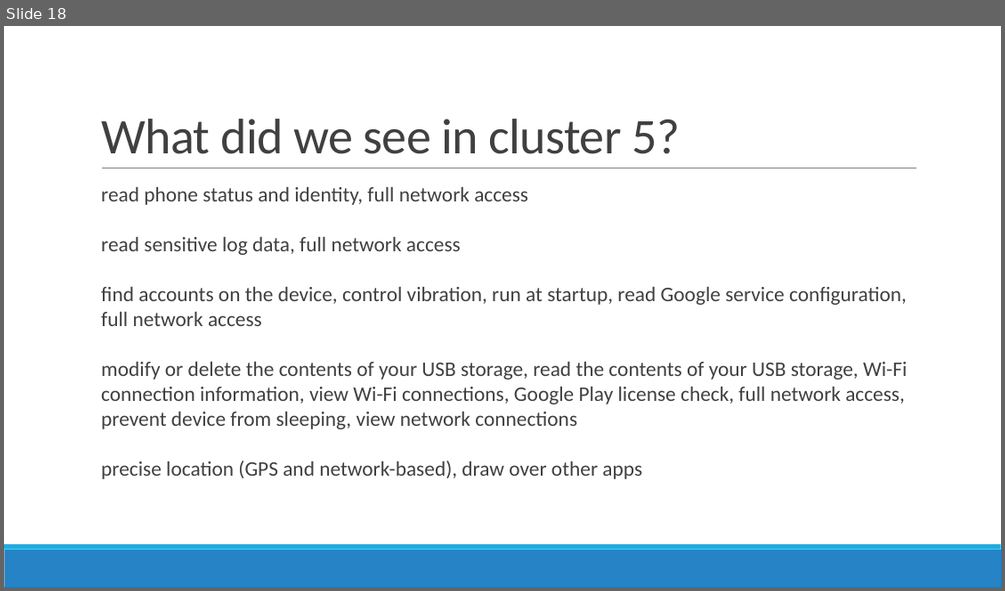
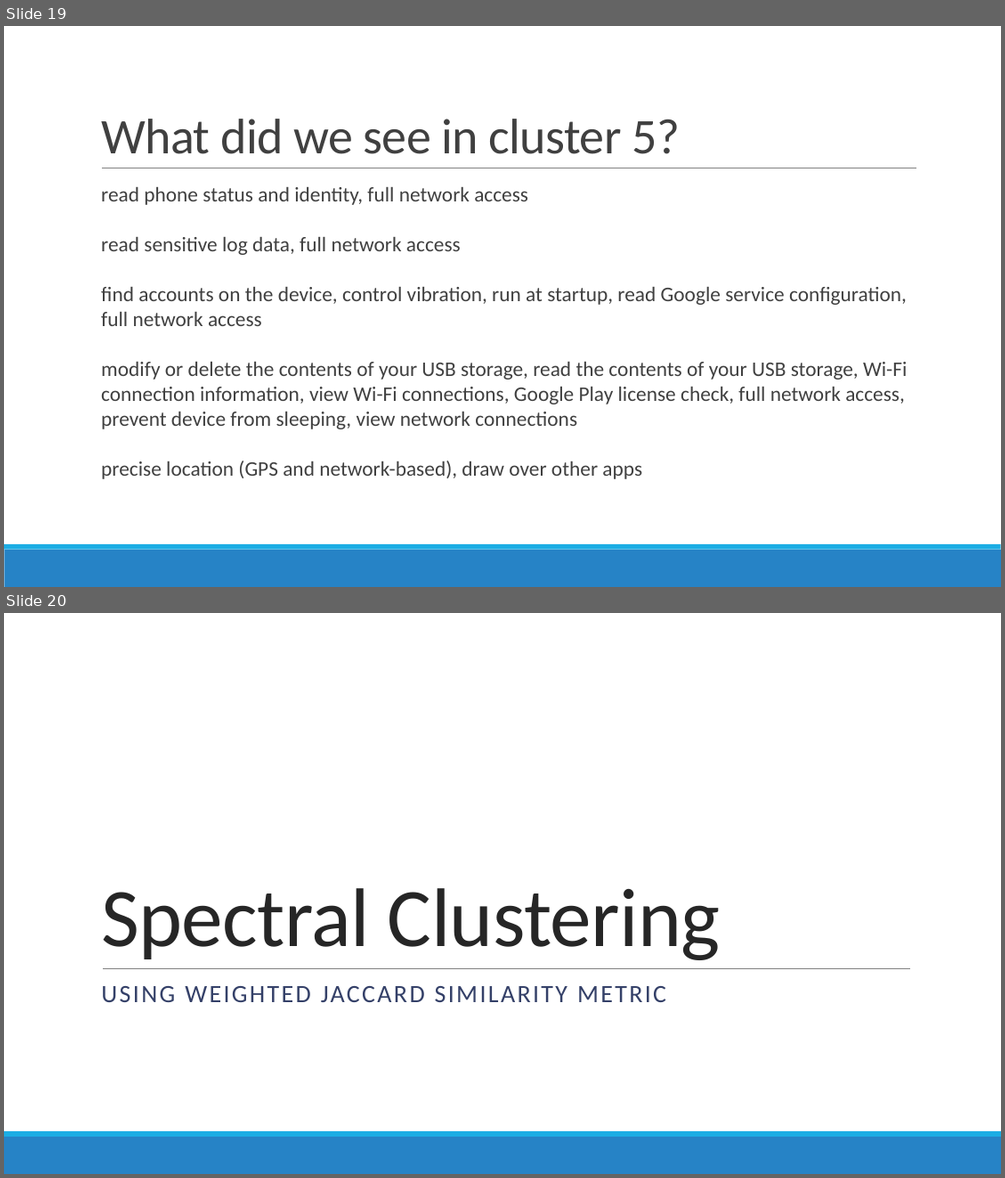
Before and after one commit to prajitdas/AndroidAnalytics, a slide deck: documentation/presentations/Google Play Store - Prajit.pptx. Shown one above the other, each under a label of ours: slide 18 before the commit, slides 19 and 20 after it. The pictures are 1005x591 and 1005x1178 pixels, drawn with LibreOffice and Linux fonts; fonts in the diff are those of the drawing. Boxes give left, top, right and bottom in pixels: in the first picture for what was removed or moved away, otherwise in the second. Text is boxed around its words. In the diff, an @@ line names an element or a change of style, - is before the commit and + after.

```diff
--- a/documentation/presentations/Google Play Store - Prajit.pptx
+++ b/documentation/presentations/Google Play Store - Prajit.pptx
@@ slide 20 added at [4, 613, 1001, 1174], background #FFFFFF; not listed: 2 template elements that a slide beside it also shows @@
@@ title added at [101, 888, 720, 960], 80 pt, text #262626 @@
+Spectral Clustering
@@ subtitle added at [101, 986, 666, 1002], 24 pt, text #344068 @@
+USING WEIGHTED JACCARD SIMILARITY METRIC
@@ line added from (103, 968) to (910, 968), #808080 0.5 pt @@
@@ what was slide 18 is now slide 19 @@
```
Also in this commit, not shown: 10 slides changed, 6 other slides added, 3 slides removed, 4 other files.
